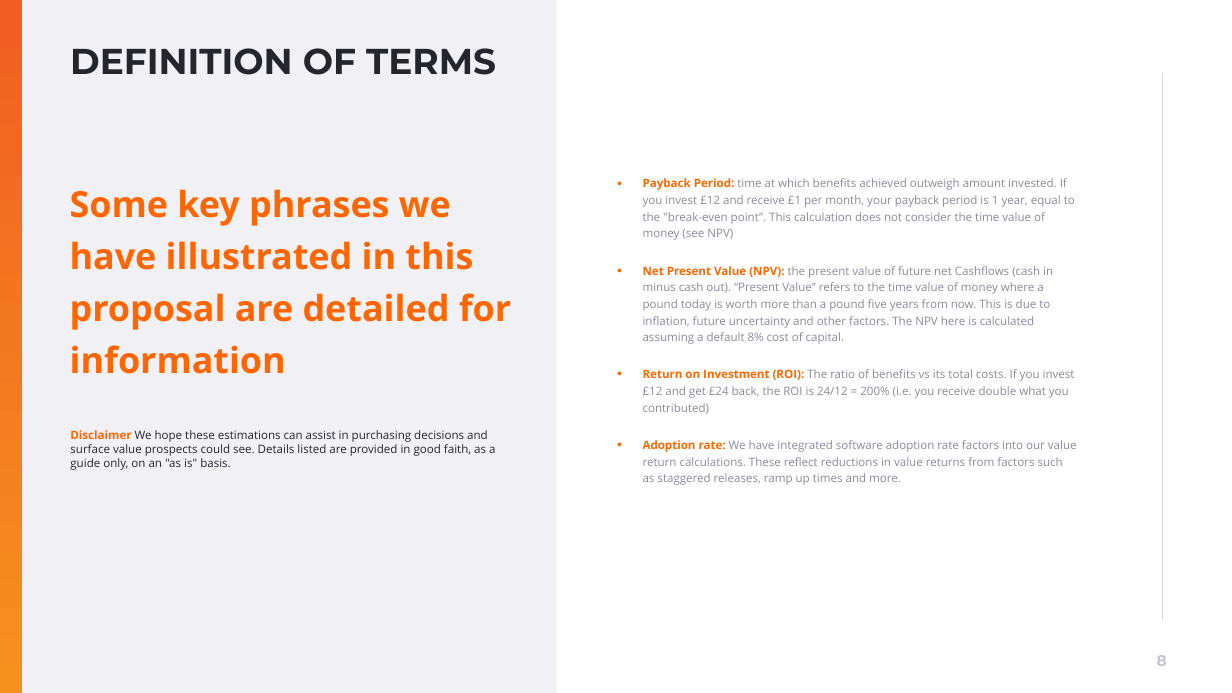
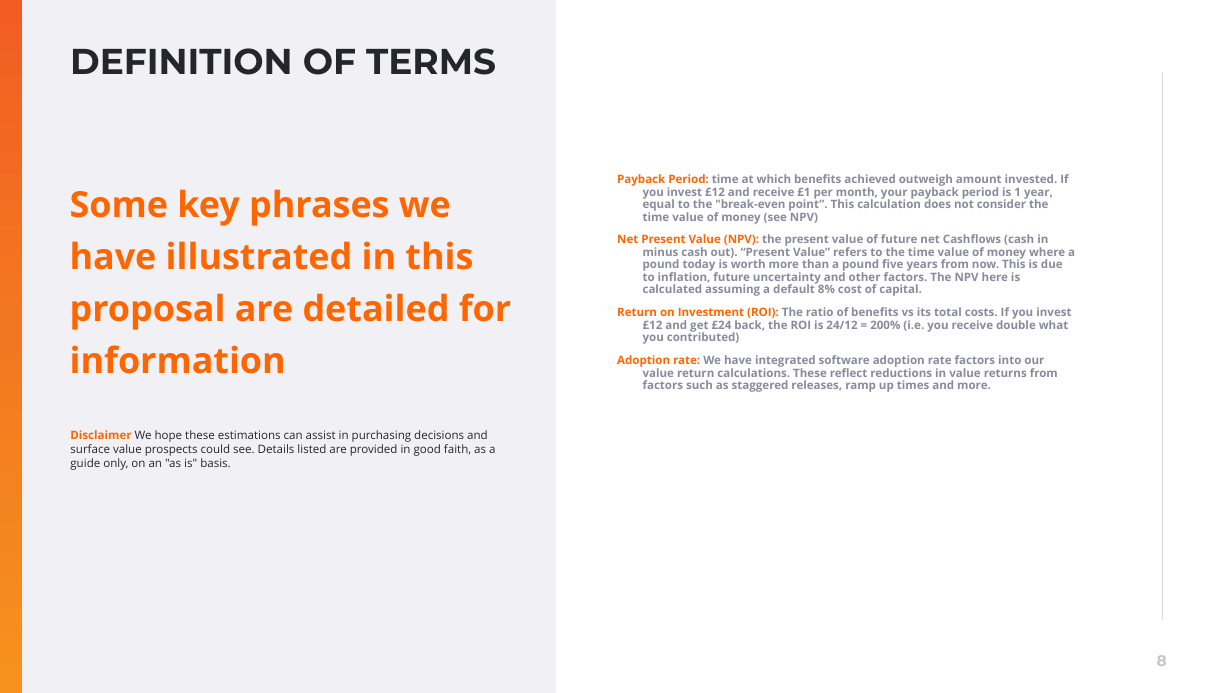
Before and after one commit to muratozdemirpiblo/ppt-api, a slide deck: slide 8 of output.pptx. Drawn at 1232x693 pixels with LibreOffice and Linux fonts; fonts in the diff are those of the drawing; background and template pictures are left out. Boxes give left, top, right and bottom in pixels: in the first picture for what was removed or moved away, otherwise in the second. Text is boxed around its words. In the diff, an @@ line names an element or a change of style, - is before the commit and + after.

```diff
--- a/output.pptx
+++ b/output.pptx
@@ text "Payback Period: time at which ..." at <box>617,174,1075,392</box>: bold on; bullet • to none; line spacing 1.2 to 0.9; less space between paragraphs @@
```
Also in this commit, not shown: 1 other slide changed, 4 other files.
